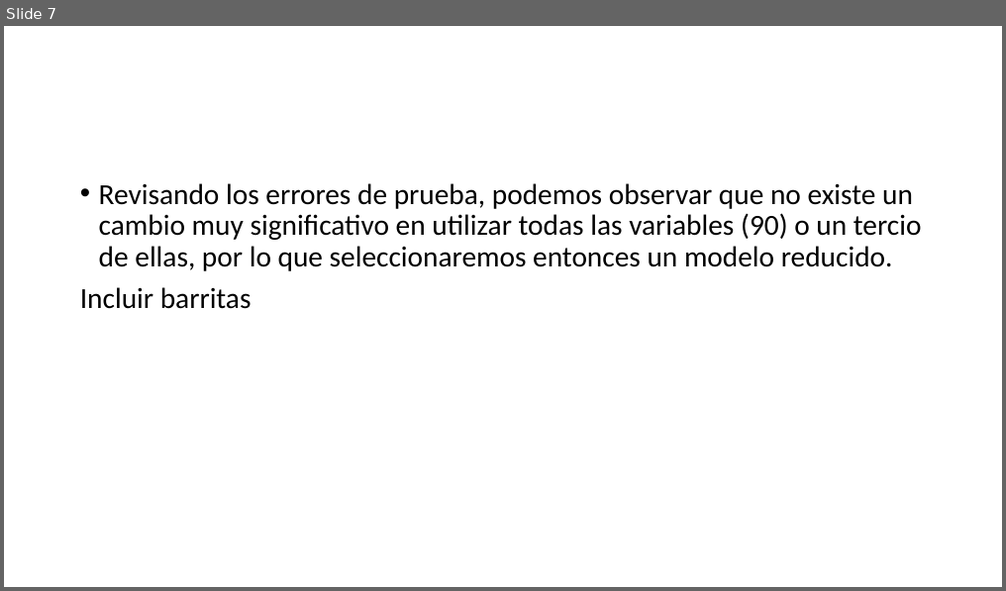
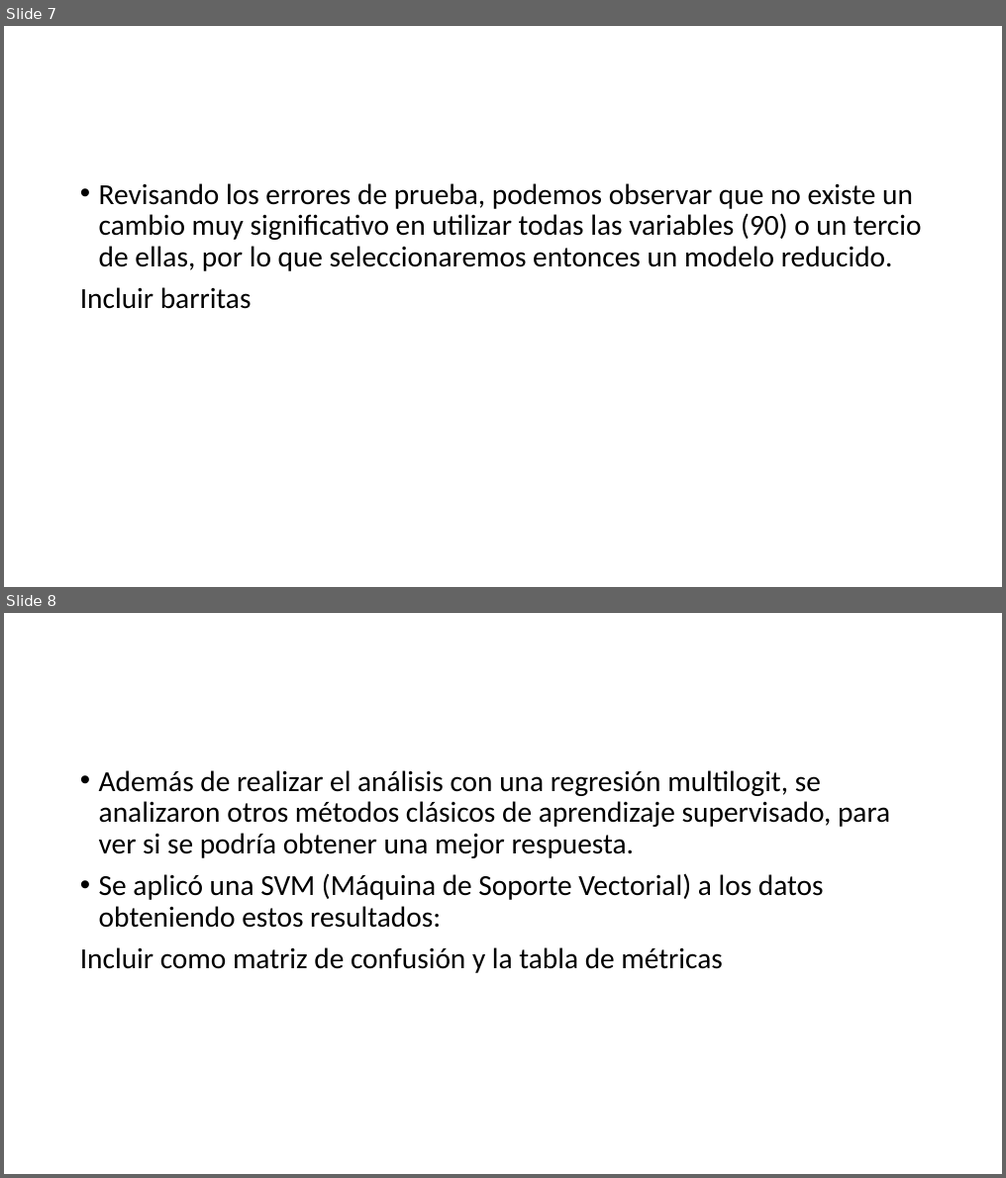
Before and after one commit to zyntonyson/YearPredictionMSD, a slide deck: docs/descripcion_regresion.pptx. Shown one above the other, each under a label of ours: slide 7 before the commit, slides 7 and 8 after it. The pictures are 1006x591 and 1006x1178 pixels, drawn with LibreOffice and Linux fonts; fonts in the diff are those of the drawing. Boxes give left, top, right and bottom in pixels: in the first picture for what was removed or moved away, otherwise in the second. Text is boxed around its words. In the diff, an @@ line names an element or a change of style, - is before the commit and + after.

Commit message:
Creacion de tablas de comparacion

```diff
--- a/docs/descripcion_regresion.pptx
+++ b/docs/descripcion_regresion.pptx
@@ slide 8 added at (4, 613, 1002, 1174), background #FFFFFF @@
@@ text added at (80, 770, 890, 973), 28 pt, text #000000 @@
+• Además de realizar el análisis con una regresión multilogit, se analizaron otros métodos clásicos de aprendizaje supervisado, para ver si se podría obtener una mejor respuesta.
+• Se aplicó una SVM (Máquina de Soporte Vectorial) a los datos obteniendo estos resultados:
+Incluir como matriz de confusión y la tabla de métricas
```
Also in this commit, not shown: 1 other slide added, 6 other files.
